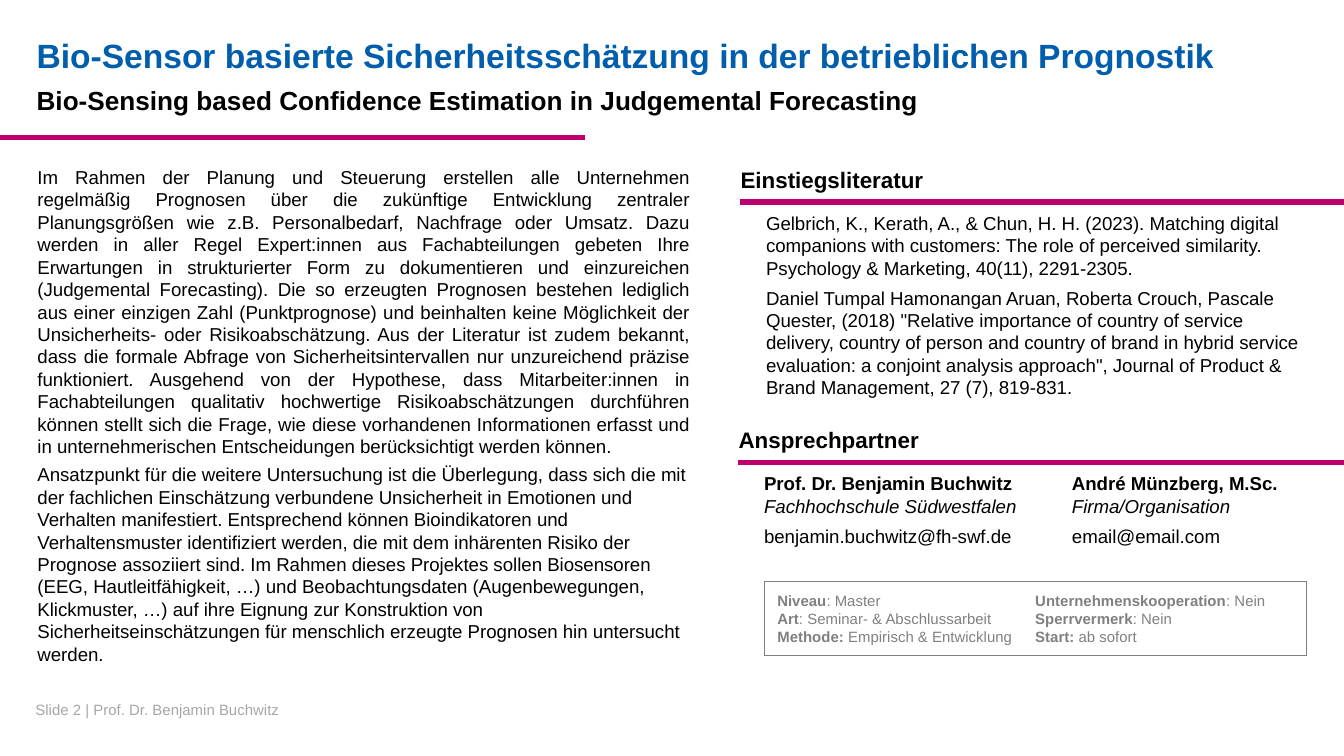
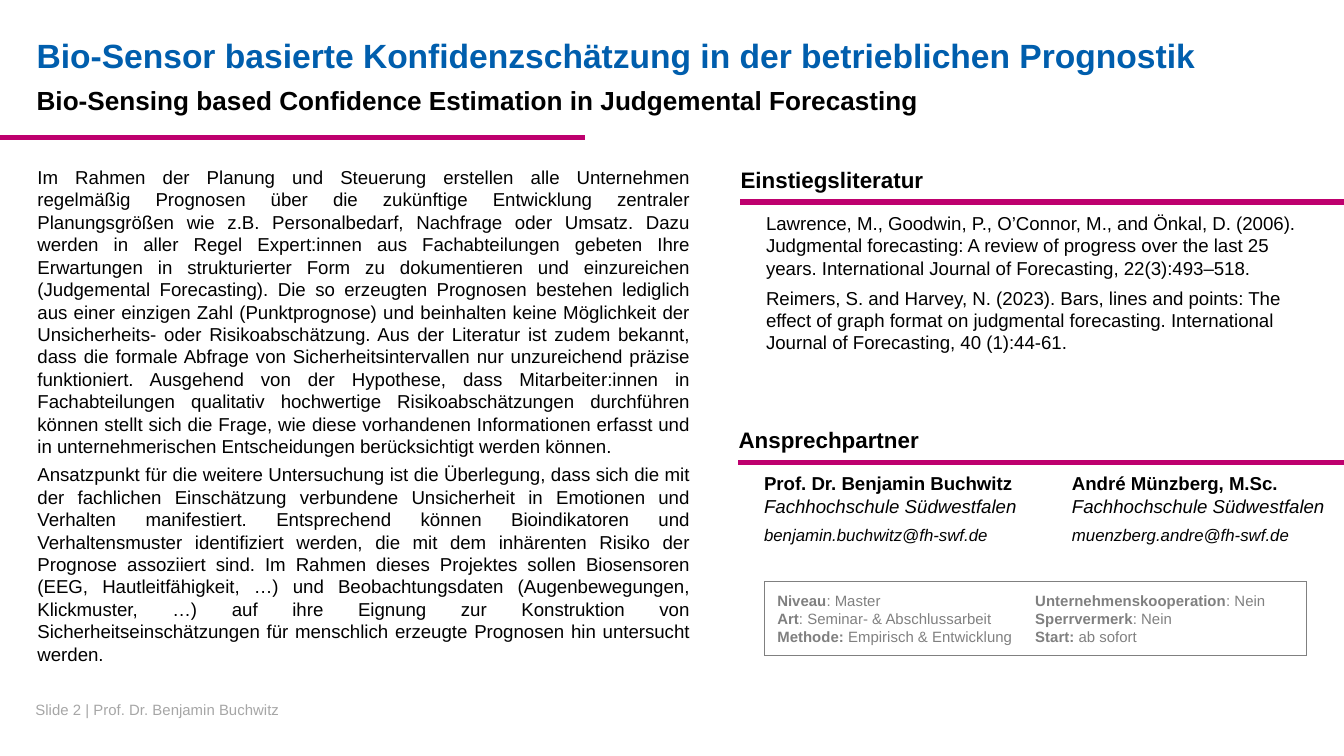
Before and after one commit to bchwtz/bchwtz-base, a slide deck: slide 2 of data/bchwtz-topics.pptx. Drawn at 1344x756 pixels with LibreOffice and Linux fonts; fonts in the diff are those of the drawing; background and template pictures are left out. Boxes give left, top, right and bottom in pixels: in the first picture for what was removed or moved away, otherwise in the second. Text is boxed around its words. In the diff, an @@ line names an element or a change of style, - is before the commit and + after.

Commit message:
Update

```diff
--- a/data/bchwtz-topics.pptx
+++ b/data/bchwtz-topics.pptx
@@ title at box(37, 43, 1194, 74): text changed @@
-Bio-Sensor basierte Sicherheitsschätzung in der betrieblichen Prognostik
+Bio-Sensor basierte Konfidenzschätzung in der betrieblichen Prognostik
@@ text at box(766, 215, 1295, 353): text changed @@
-Gelbrich, K., Kerath, A., & Chun, H. H. (2023). Matching digital companions with customers: The role of perceived similarity. Psychology & Marketing, 40(11), 2291-2305.
-Daniel Tumpal Hamonangan Aruan, Roberta Crouch, Pascale Quester, (2018) "Relative importance of country of service delivery, country of person and country of brand in hybrid service evaluation: a conjoint analysis approach", Journal of Product & Brand Management, 27 (7), 819-831.
+Lawrence, M., Goodwin, P., O’Connor, M., and Önkal, D. (2006). Judgmental forecasting: A review of progress over the last 25 years. International Journal of Forecasting, 22(3):493–518.
+Reimers, S. and Harvey, N. (2023). Bars, lines and points: The effect of graph format on judgmental forecasting. International Journal of Forecasting, 40 (1):44-61.
@@ text at box(37, 467, 690, 662): alignment left to justified @@
@@ text at box(1072, 499, 1325, 545): text changed @@
-Firma/Organisation
-email@email.com
+Fachhochschule Südwestfalen
+muenzberg.andre@fh-swf.de
@@ text at box(764, 528, 987, 545): size 10 to 9 pt, italic on in "benjamin.buchwitz@fh-swf.de" @@
```
Also in this commit, not shown: 1 other slide changed, 2 slides added.
